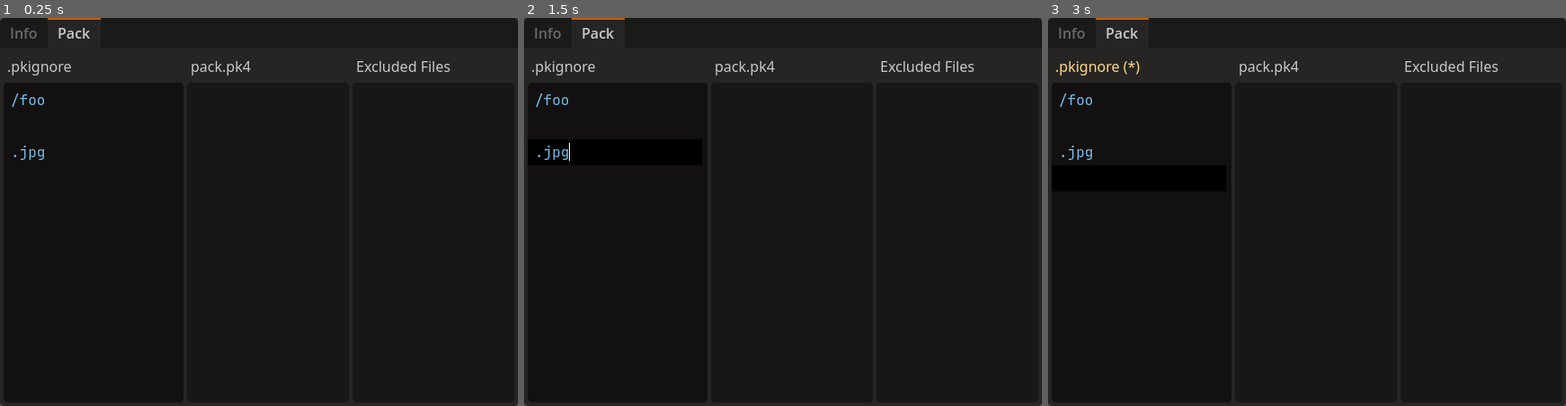
Above: before the commit, frames 1-3 (left to right).
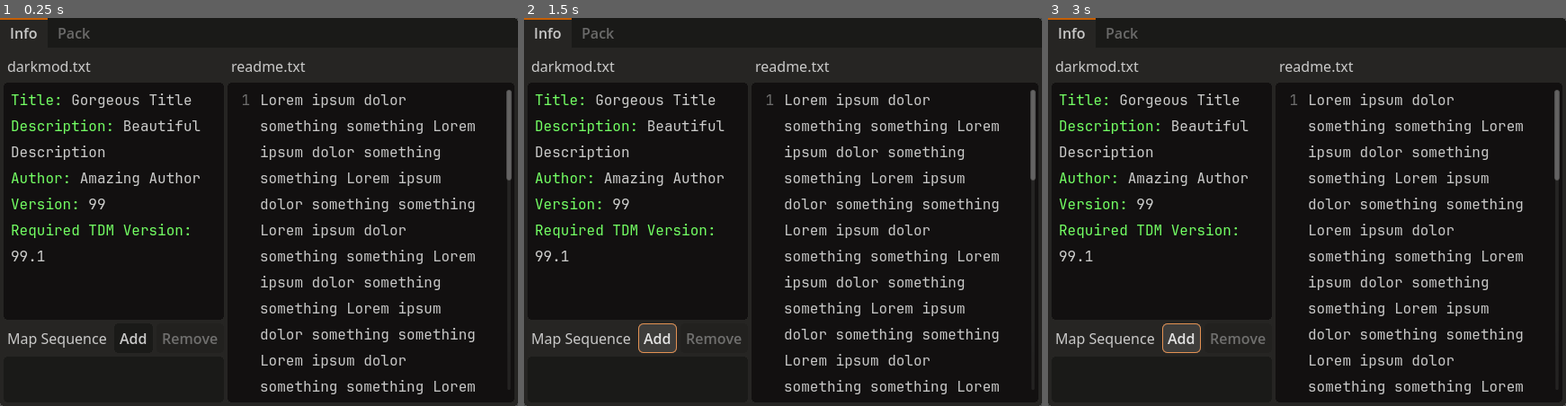
Above: after the commit, the same moments.

Repository: Skaruts/tdm_packer_2
Game: Godot game, scene res://scenes/gui/mission_workspace.tscn
Same seed, same stepped clock (60 frames per second), same inputs: the game is played once before the commit and once after it. This scene is started directly instead of the project's main scene.
Inputs (mouse positions are in pixels of both pictures, inside the frame that each line leads up to):
- Up to frame 1 (0.25 s): no input
- Up to frame 2 (1.5 s): click (658, 340) at 0.5 s, where only the run after the commit has a clickable "Add"; click (658, 340) at 1.25 s, where only the run after the commit has a clickable "Add"
- Up to frame 3 (3 s): click (1182, 340) at 2 s, where only the run after the commit has a clickable "Add"; tap Enter at 2.75 s

The runs differ from the first frame. In frame 1, 7.9% of the frame differs, in the area x 0-99%, y 0-97%; in frame 2, 8.4%; in frame 3, 8.5%.
Error in both runs: Cannot call method 'get_label' on a null value. (res://scenes/autoload/a_popups.gd:24)

Commit message:
adjust gui settings

Diff:
--- a/scenes/gui/tab_package.tscn
+++ b/scenes/gui/tab_package.tscn
@@ -14,14 +14,13 @@
 grow_vertical = 2
 size_flags_horizontal = 3
 size_flags_vertical = 3
-current_tab = 1
+current_tab = 0
 tab_focus_mode = 0
 script = ExtResource("1_0pq56")
 
 [node name="Info" type="HSplitContainer" parent="."]
-visible = false
 layout_mode = 2
-split_offset = -450
+split_offset = -210
 metadata/_tab_index = 0
 
 [node name="VSplitContainer" type="VSplitContainer" parent="Info"]
@@ -125,6 +124,7 @@
 auto_brace_completion_enabled = true
 
 [node name="Pack" type="HSplitContainer" parent="."]
+visible = false
 layout_mode = 2
 metadata/_tab_index = 1
 
